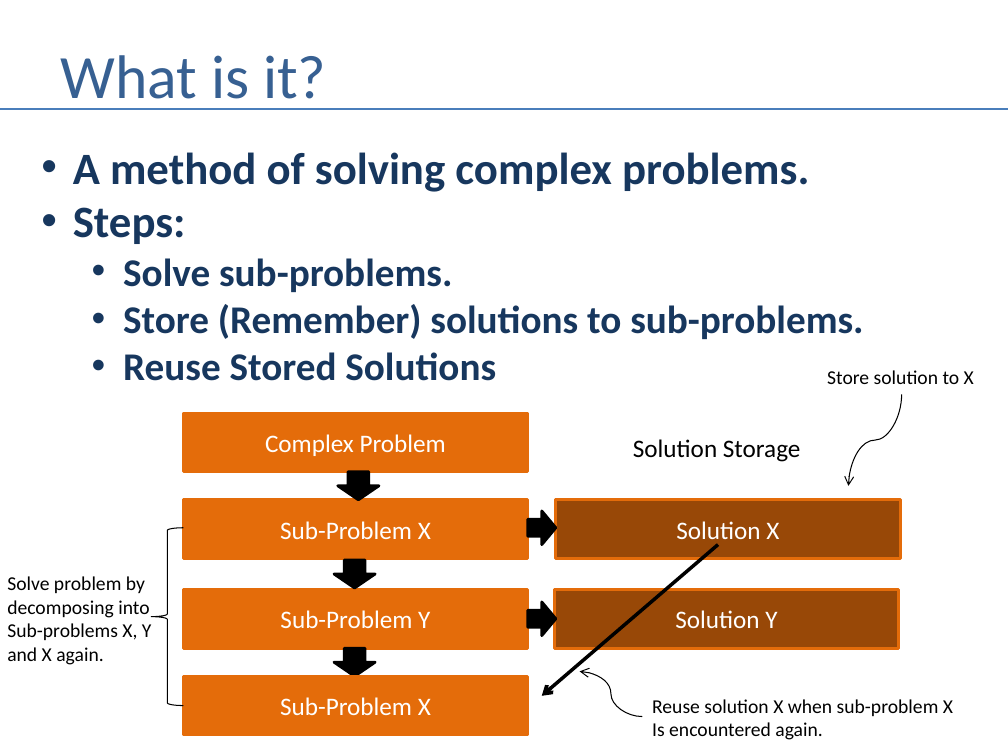
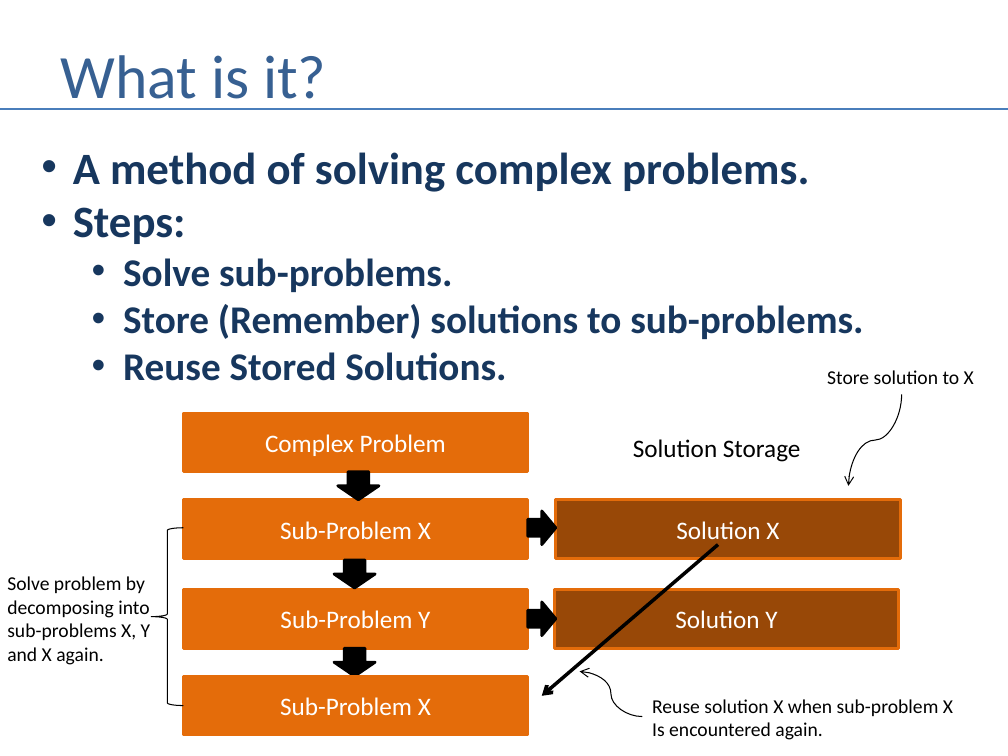
Before and after one commit to andrewferlitsch/Portland-Data-Science-Group, a slide deck: slide 2 of Presentations/AI Dynamic Programming.pptx. Drawn at 1008x756 pixels with LibreOffice and Linux fonts; fonts in the diff are those of the drawing. Boxes give left, top, right and bottom in pixels: in the first picture for what was removed or moved away, otherwise in the second. Text is boxed around its words. In the diff, an @@ line names an element or a change of style, - is before the commit and + after.

```diff
--- a/Presentations/AI Dynamic Programming.pptx
+++ b/Presentations/AI Dynamic Programming.pptx
@@ text at bbox=[123, 352, 506, 381]: text changed @@
-  • Reuse Stored Solutions
+  • Reuse Stored Solutions.
@@ text at bbox=[7, 623, 151, 640]: text changed @@
-Sub-problems X, Y
+sub-problems X, Y
```
Also in this commit, not shown: 1 other slide changed, 1 other file.
